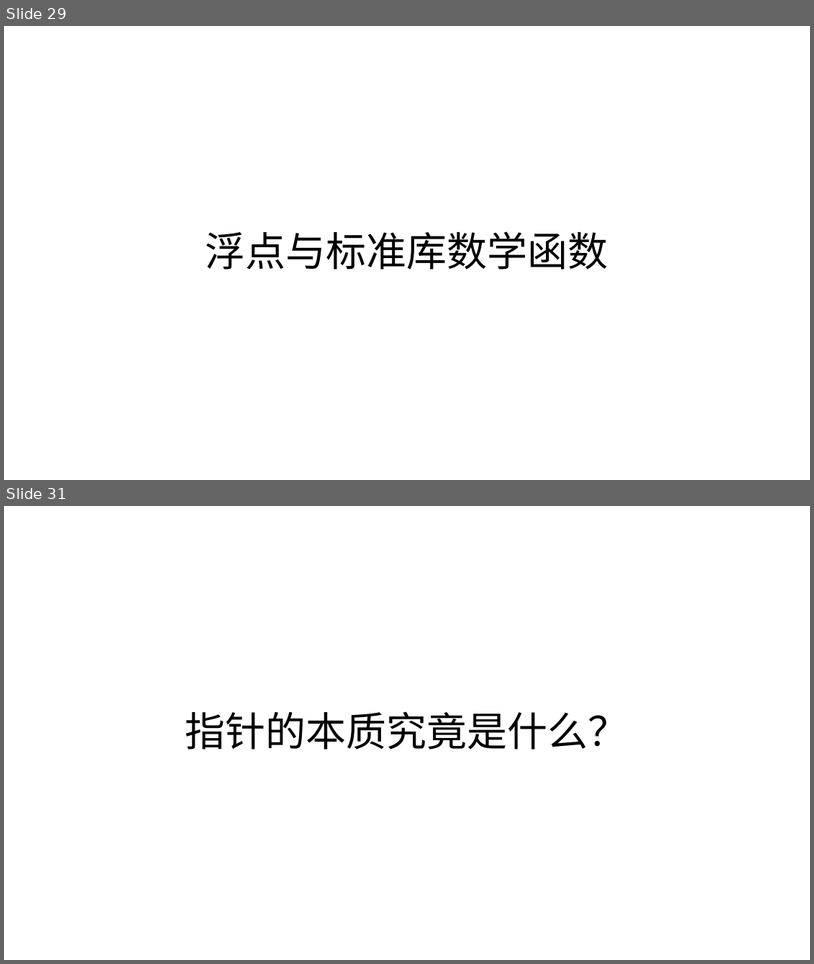
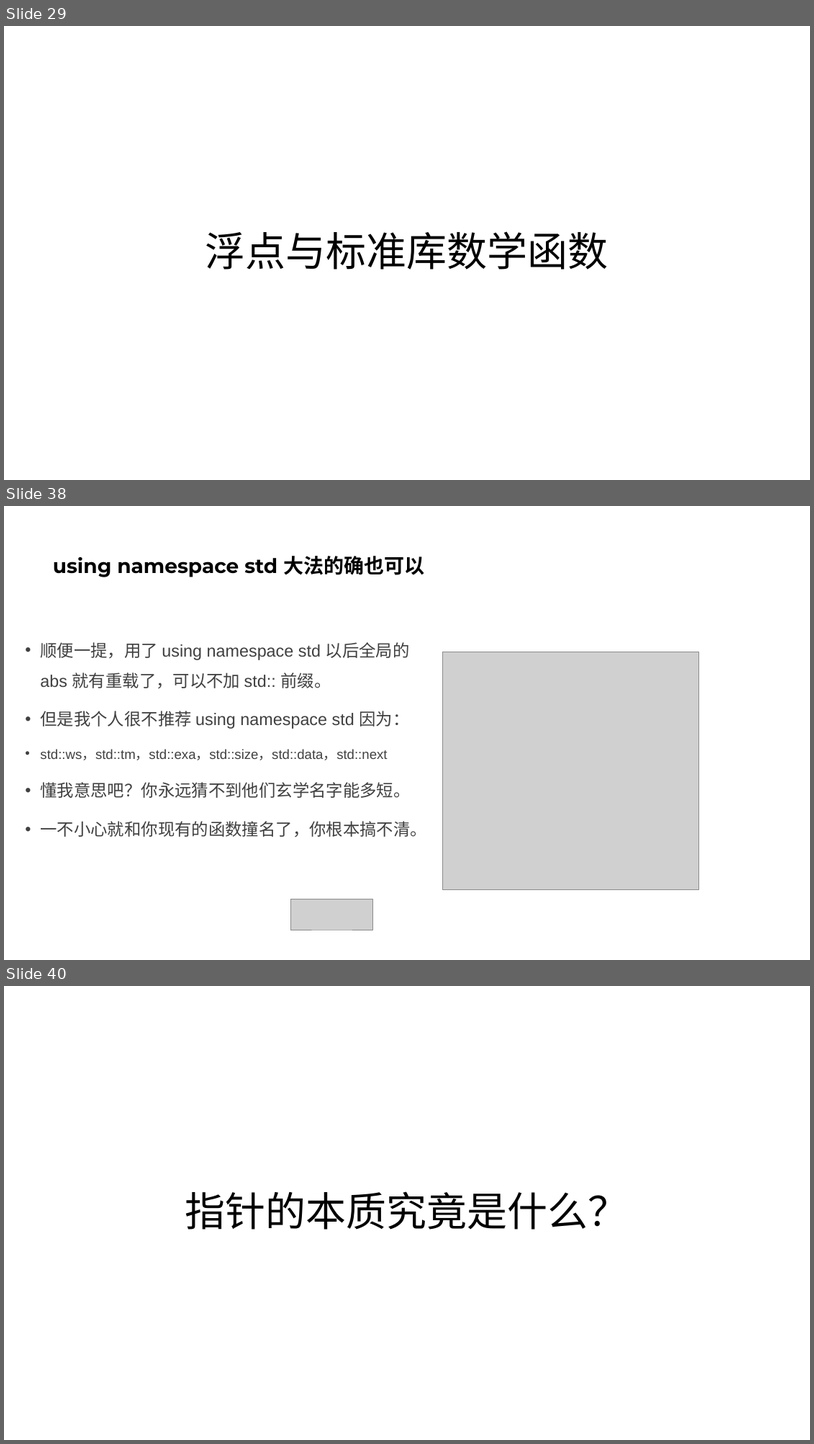
Before and after one commit to parallel101/course, a slide deck: 12/slides.pptx. Shown one above the other, each under a label of ours: slides 29 and 31 before the commit, slides 29, 38 and 40 after it; the slides between them are not shown. The pictures are 814x964 and 814x1444 pixels, drawn with LibreOffice and Linux fonts; fonts in the diff are those of the drawing; grey boxes stand for pictures. Boxes give left, top, right and bottom in pixels: in the first picture for what was removed or moved away, otherwise in the second. Text is boxed around its words. In the diff, an @@ line names an element or a change of style, - is before the commit and + after.

```diff
--- a/12/slides.pptx
+++ b/12/slides.pptx
@@ slide 38 added at (x1=4, y1=506, x2=810, y2=960), background #FFFFFF @@
@@ title added at (x1=53, y1=556, x2=424, y2=577), 24 pt, text #000000, bold @@
+using namespace std 大法的确也可以
@@ text added at (x1=40, y1=642, x2=427, y2=836), 20 pt, text #404040 @@
+• 顺便一提，用了 using namespace std 以后全局的 abs 就有重载了，可以不加 std:: 前缀。
+• 但是我个人很不推荐 using namespace std 因为：
+• std::ws，std::tm，std::exa，std::size，std::data，std::next
+• 懂我意思吧？你永远猜不到他们玄学名字能多短。
+• 一不小心就和你现有的函数撞名了，你根本搞不清。
@@ picture added at (x1=443, y1=651, x2=699, y2=889) @@
@@ picture added at (x1=291, y1=898, x2=373, y2=929) @@
@@ what was slide 31 is now slide 40 @@
```
Also in this commit, not shown: 1 slide changed, 9 other slides added, 1 slide removed, 16 other files.
